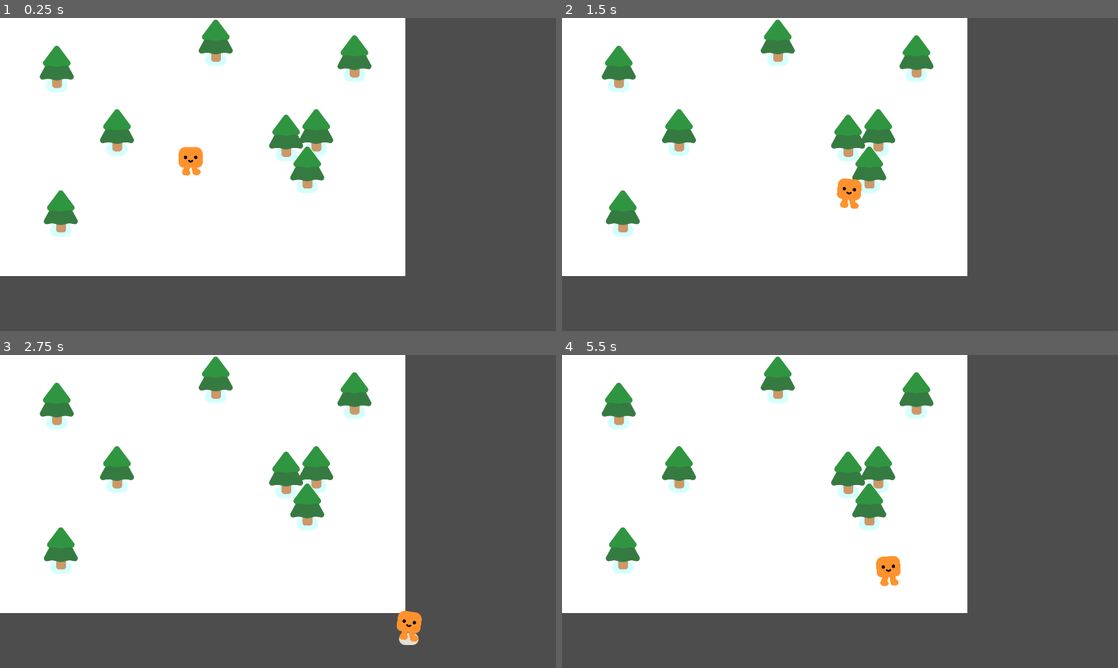
Above: before the commit, frames 1-4 (two rows, left to right).
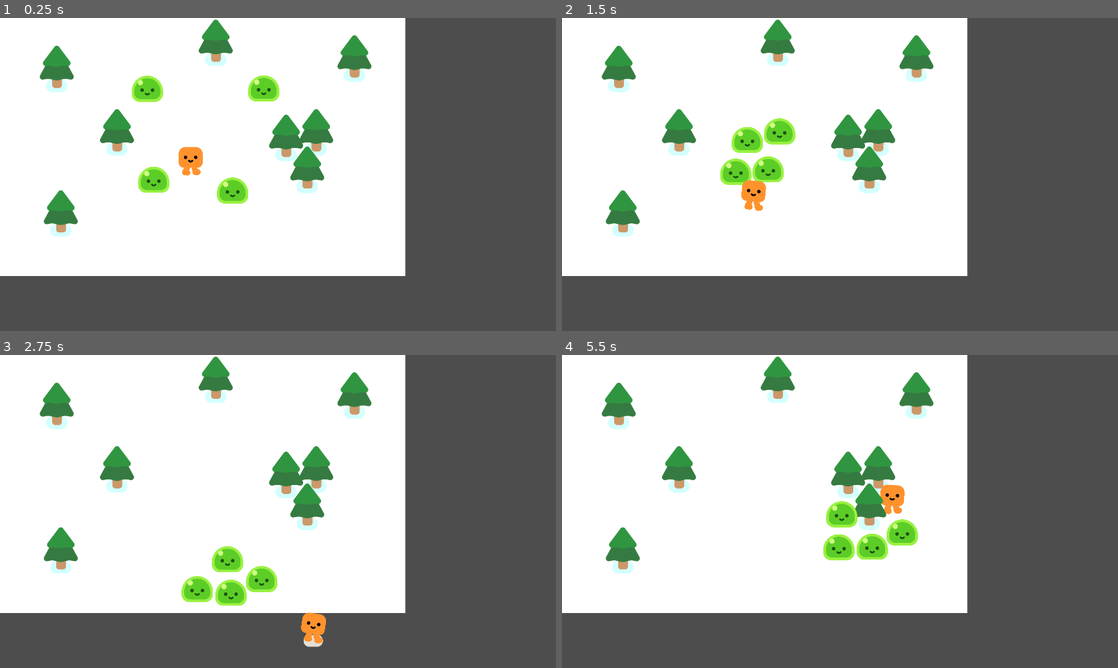
Above: after the commit, the same moments.

Repository: lapointek/bullet-storm
Game: Godot game, scene res://bullet_storm.tscn
Same seed, same stepped clock (60 frames per second), same inputs: the game is played once before the commit and once after it.
Inputs:
- Up to frame 1 (0.25 s): no input
- Up to frame 2 (1.5 s): hold D (move_right) 0.53-1.28 s; hold S (move_down) from 1.28 s (still down)
- Up to frame 3 (2.75 s): release S (move_down) at 2.03 s; hold D (move_right) from 2.03 s (still down)
- Up to frame 4 (5.5 s): release D (move_right) at 2.78 s; hold W (move_up) 2.78-3.53 s; hold A (move_left) 3.53-5.03 s; hold S (move_down) from 5.03 s (still down)

The runs differ from the first frame. In frame 1, 1.6% of the frame differs, in the area x 23-51%, y 18-60%; in frame 2, 2.3%; in frame 3, 2.4%, in the area x 32-76%, y 61-94%; in frame 4, 2.3%.

Commit message:
feat: add mob.tscn enemy feat: add script to mob and logic to follow player

Diff:
--- a/bullet_storm.tscn
+++ b/bullet_storm.tscn
@@ -1,7 +1,8 @@
-[gd_scene load_steps=3 format=3 uid="uid://i1378rkqnr1"]
+[gd_scene load_steps=4 format=3 uid="uid://i1378rkqnr1"]
 
 [ext_resource type="PackedScene" uid="uid://c1sx7bic4uhdj" path="res://player.tscn" id="1_q8rf8"]
 [ext_resource type="PackedScene" uid="uid://dq3r015sr1uql" path="res://pine_tree.tscn" id="2_8bnlw"]
+[ext_resource type="PackedScene" uid="uid://y38gte5o0xf8" path="res://mob.tscn" id="3_8bnlw"]
 
 [node name="Game" type="Node2D"]
 y_sort_enabled = true
@@ -12,6 +13,18 @@
 
 [node name="Player" parent="." instance=ExtResource("1_q8rf8")]
 position = Vector2(658, 511)
+
+[node name="Mob" parent="." instance=ExtResource("3_8bnlw")]
+position = Vector2(468, 635)
+
+[node name="Mob2" parent="." instance=ExtResource("3_8bnlw")]
+position = Vector2(861, 679)
+
+[node name="Mob3" parent="." instance=ExtResource("3_8bnlw")]
+position = Vector2(468, 217)
+
+[node name="Mob4" parent="." instance=ExtResource("3_8bnlw")]
+position = Vector2(966, 228)
 
 [node name="PineTree" parent="." instance=ExtResource("2_8bnlw")]
 position = Vector2(196, 225)
--- /dev/null
+++ b/mob.gd
@@ -0,0 +1,14 @@
+extends CharacterBody2D
+
+
+@onready var player = get_node("/root/Game/Player")
+
+
+func _ready():
+	player = get_node("/root/Game/Player")
+
+
+func _physics_process(delta: float) -> void:
+	var direction = global_position.direction_to(player.global_position)
+	velocity = direction * 300.0
+	move_and_slide()
--- /dev/null
+++ b/mob.tscn
@@ -0,0 +1,16 @@
+[gd_scene load_steps=4 format=3 uid="uid://y38gte5o0xf8"]
+
+[ext_resource type="PackedScene" uid="uid://ogik4s70pgwl" path="res://characters/slime/slime.tscn" id="1_dy6sc"]
+[ext_resource type="Script" uid="uid://d07l5xwryn2cx" path="res://mob.gd" id="1_nokgg"]
+
+[sub_resource type="CircleShape2D" id="CircleShape2D_nokgg"]
+radius = 57.00877
+
+[node name="Mob" type="CharacterBody2D"]
+script = ExtResource("1_nokgg")
+
+[node name="Slime" parent="." instance=ExtResource("1_dy6sc")]
+
+[node name="CollisionShape2D" type="CollisionShape2D" parent="."]
+position = Vector2(0, -27)
+shape = SubResource("CircleShape2D_nokgg")
Not shown, added: mob.gd.uid
